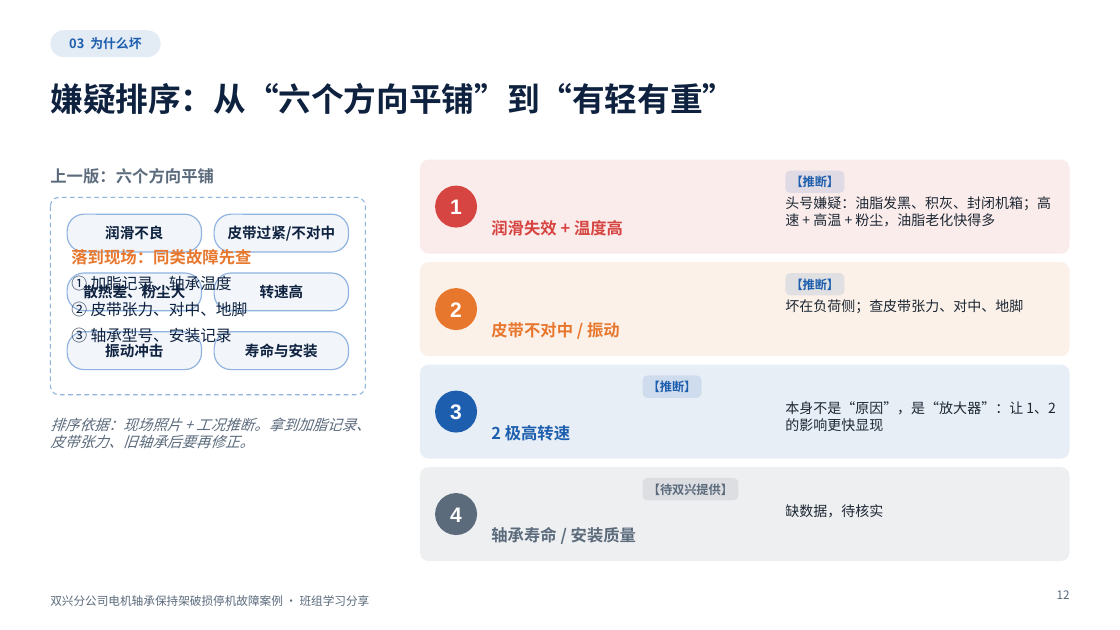
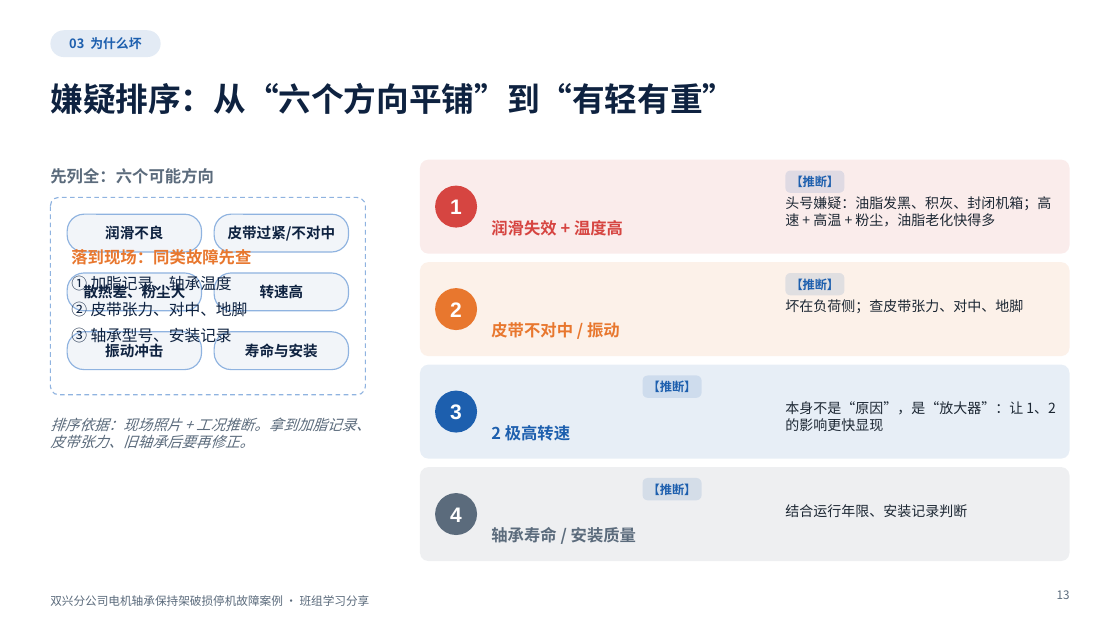
Before and after one commit to tdhvfrtz2r-netizen/YUGAFU, a slide deck: slide 13 of bearing_case_v2/out/bearing_case_v2.pptx (slide 12 before the commit). Drawn at 1120x630 pixels with LibreOffice and Linux fonts; fonts in the diff are those of the drawing; background and template pictures are left out. Boxes give left, top, right and bottom in pixels: in the first picture for what was removed or moved away, otherwise in the second. Text is boxed around its words. In the diff, an @@ line names an element or a change of style, - is before the commit and + after.

```diff
--- a/bearing_case_v2/out/bearing_case_v2.pptx
+++ b/bearing_case_v2/out/bearing_case_v2.pptx
@@ text at (x1=50, y1=168, x2=214, y2=184): text changed @@
-上一版：六个方向平铺
+先列全：六个可能方向
@@ rounded rectangle "【推断】" resized from (x1=643, y1=478, x2=739, y2=501) to (x1=643, y1=478, x2=702, y2=501) @@
@@ rounded rectangle "【推断】" at (x1=643, y1=478, x2=702, y2=501): fill #5B6B7C at 12% opacity to #1D5FAE at 12% opacity @@
@@ text in rounded rectangle at (x1=648, y1=483, x2=697, y2=495): text changed; text colour #5B6B7C to #1D5FAE @@
-【待双兴提供】
+【推断】
@@ text at (x1=785, y1=504, x2=967, y2=517): text changed @@
-缺数据，待核实
+结合运行年限、安装记录判断
@@ page number at (x1=1057, y1=590, x2=1070, y2=599): text changed @@
-12
+13
```
Also in this commit, not shown: 8 other slides changed, 1 slide added, 11 other files.
